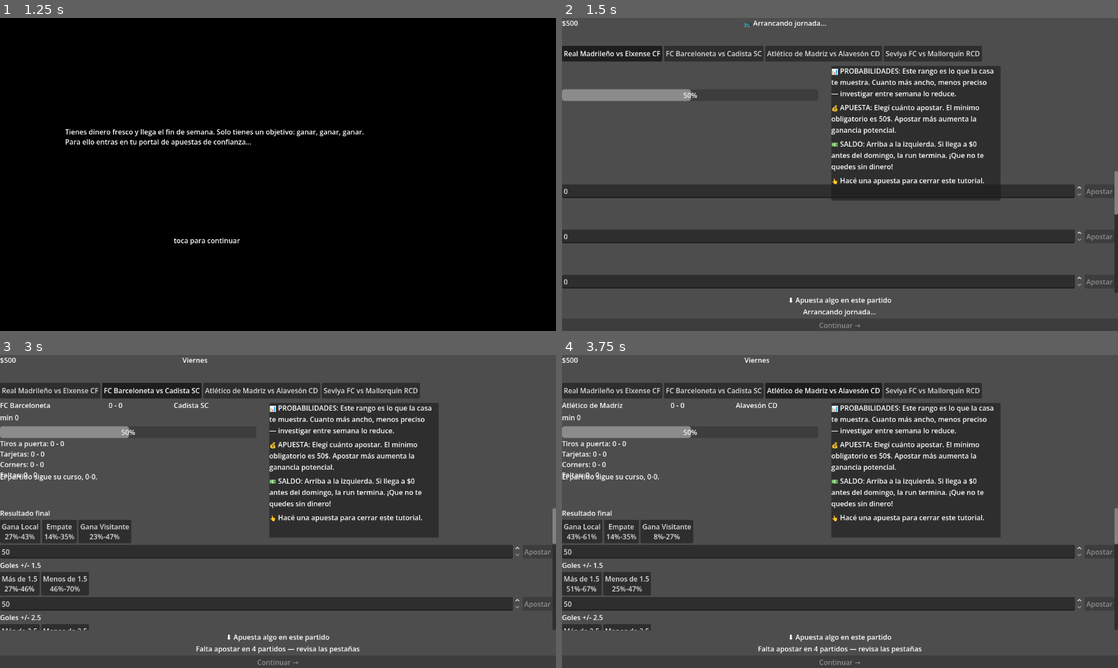
Above: before the commit, frames 1-4 (two rows, left to right).
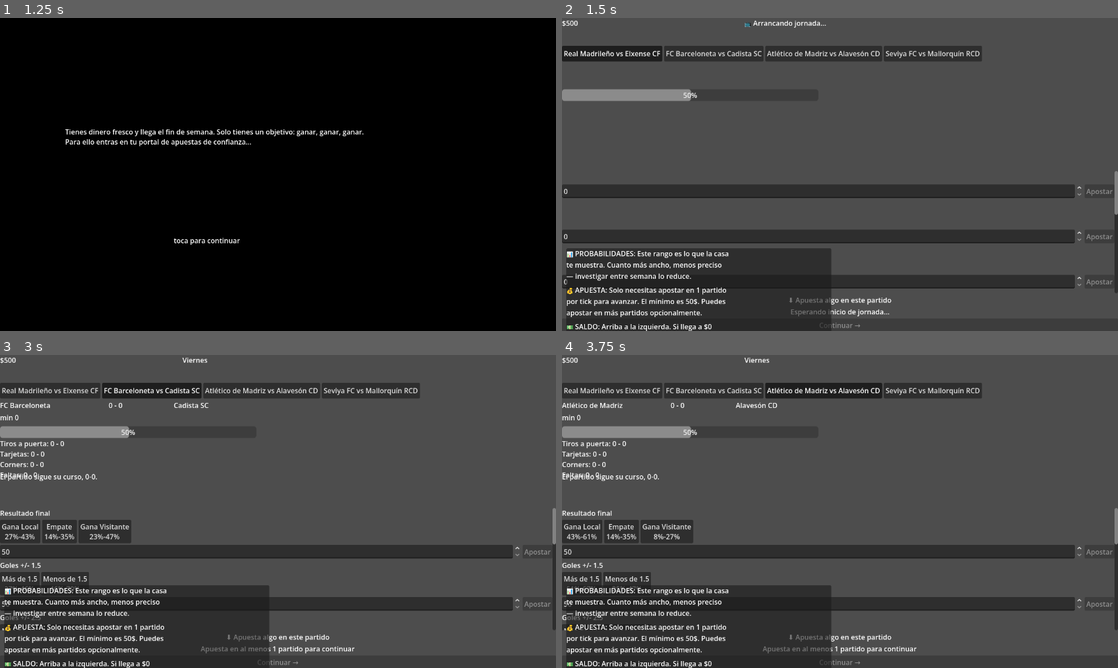
Above: after the commit, the same moments.

Repository: PabloDABernal/crazy-weekend
Game: Godot game, scene res://scenes/main/main.tscn
Same seed, same stepped clock (60 frames per second), same inputs: the game is played once before the commit and once after it.
Inputs (mouse positions are in pixels of both pictures, inside the frame that each line leads up to):
- Up to frame 1 (1.25 s): click "APOSTAR" at 0.5 s
- Up to frame 2 (1.5 s): tap Enter at 1.25 s; move the mouse to (840, 174) at 1.27 s; click (840, 174) at 1.42 s
- Up to frame 3 (3 s): click "Real Madrileño vs Elxense CF" at 2 s; click "FC Barceloneta vs Cadista SC" at 2.75 s
- Up to frame 4 (3.75 s): click "Atlético de Madriz vs Alavesó…" at 3.5 s

Frame 1 is identical in both runs. In frame 2, 20% of the frame differs, in the area x 0-79%, y 15-100%; in frame 3, 21%; in frame 4, 21%.

Commit message:
Fix game rule and UI: 1 bet per tick minimum, compact pending bets
- Change bet gate to require 1 bet anywhere (not all matches) per tick
  Rule: apostar en 1 partido es suficiente para avanzar; los demás son opcionales
- Global status now shows clear single message: "Apuesta en al menos 1 partido"
  or "✓ Puedes continuar o apostar en más"
- Pending bets panel: summary line + last 3 bets (not full list)
  Shows "N apuestas | $X en juego" at top, then 3 most recent abbreviated
- Tutorial panel moved to bottom-left (y=530) away from pending bets area
- Tutorial text updated to explain 1-bet rule

Co-Authored-By: Claude Sonnet 4.6 <noreply@anthropic.com>

Diff:
--- a/scenes/betting/betting_root.gd
+++ b/scenes/betting/betting_root.gd
@@ -329,38 +329,30 @@
 	_continue_button.disabled = not ready
 
 	if _matches_with_tick_open_this_cycle.is_empty():
-		_global_status_label.text = "Arrancando jornada..."
+		_global_status_label.text = "Esperando inicio de jornada..."
 		return
 
 	if ready:
-		_global_status_label.text = "✓ Todos los partidos apostados — avanza cuando quieras"
+		_global_status_label.text = "✓ Apuesta registrada — puedes continuar o apostar en más partidos"
 	else:
-		var pending_count: int = 0
-		for match_id in _matches_with_tick_open_this_cycle:
-			var panel: MatchPanel = _match_panels.get(match_id, null)
-			if panel != null and not panel.has_bet_this_tick():
-				pending_count += 1
-		if pending_count == 1:
-			_global_status_label.text = "Falta apostar en 1 partido más — revisa las pestañas"
-		else:
-			_global_status_label.text = "Falta apostar en %d partidos — revisa las pestañas" % pending_count
-
-
+		_global_status_label.text = "Apuesta en al menos 1 partido para continuar"
+
+
+## Regla de apuesta: basta con 1 apuesta en cualquier partido del tick actual.
+## Apostar en más partidos es opcional y aumenta la exposición/ganancia potencial.
 func _all_matches_satisfied_this_cycle() -> bool:
 	if _matches_with_tick_open_this_cycle.is_empty():
 		return false
 
+	if _active_crazy_bet != null and not _crazy_bet_resolved_this_tick:
+		return false
+
 	for match_id in _matches_with_tick_open_this_cycle:
 		var panel: MatchPanel = _match_panels.get(match_id, null)
-		if panel == null:
-			continue
-		if not panel.has_bet_this_tick():
-			return false
-
-	if _active_crazy_bet != null and not _crazy_bet_resolved_this_tick:
-		return false
-
-	return true
+		if panel != null and panel.has_bet_this_tick():
+			return true
+
+	return false
 
 
 func _on_match_panel_bet_confirmed(match_id: StringName, market_offer: MarketOffer, stake: int, tick_index: int) -> void:
--- a/scenes/betting/top_bar.gd
+++ b/scenes/betting/top_bar.gd
@@ -25,12 +25,31 @@
 	for child in _pending_bets_list.get_children():
 		child.queue_free()
 
-	for pending_bet in pending:
+	if pending.is_empty():
+		return
+
+	var total_staked: int = 0
+	for bet in pending:
+		total_staked += bet.stake
+
+	var summary := Label.new()
+	summary.text = "📋 %d apuesta%s pendiente%s | $%d en juego" % [
+		pending.size(),
+		"s" if pending.size() != 1 else "",
+		"s" if pending.size() != 1 else "",
+		total_staked,
+	]
+	_pending_bets_list.add_child(summary)
+
+	# Mostrar solo las últimas 3 apuestas
+	var start_index: int = max(0, pending.size() - 3)
+	for i in range(start_index, pending.size()):
+		var bet: PendingBet = pending[i]
 		var label := Label.new()
-		label.text = "$%d en %s — %s" % [
-			pending_bet.stake,
-			_format_market_name(pending_bet.market_offer.market_id),
-			_resolve_match_label(pending_bet.match_id),
+		label.text = "  $%d %s · %s" % [
+			bet.stake,
+			_format_market_name(bet.market_offer.market_id),
+			_resolve_match_label(bet.match_id).split(" vs ")[0],  # solo equipo local
 		]
 		_pending_bets_list.add_child(label)
 
--- a/scenes/betting/tutorial_overlay.tscn
+++ b/scenes/betting/tutorial_overlay.tscn
@@ -12,10 +12,10 @@
 
 [node name="TutorialPanel" type="PanelContainer" parent="."]
 layout_mode = 0
-offset_left = 620.0
-offset_top = 110.0
-offset_right = 1010.0
-offset_bottom = 420.0
+offset_left = 10.0
+offset_top = 530.0
+offset_right = 620.0
+offset_bottom = 658.0
 
 [node name="VBox" type="VBoxContainer" parent="TutorialPanel"]
 layout_mode = 2
@@ -40,7 +40,7 @@
 offset_right = 380.0
 offset_bottom = 80.0
 autowrap_mode = 3
-text = "💰 APUESTA: Elegí cuánto apostar. El mínimo obligatorio es 50$. Apostar más aumenta la ganancia potencial."
+text = "💰 APUESTA: Solo necesitas apostar en 1 partido por tick para avanzar. El mínimo es 50$. Puedes apostar en más partidos opcionalmente."
 
 [node name="AnnotationBubble_Balance" type="Control" parent="TutorialPanel/VBox"]
 layout_mode = 2
